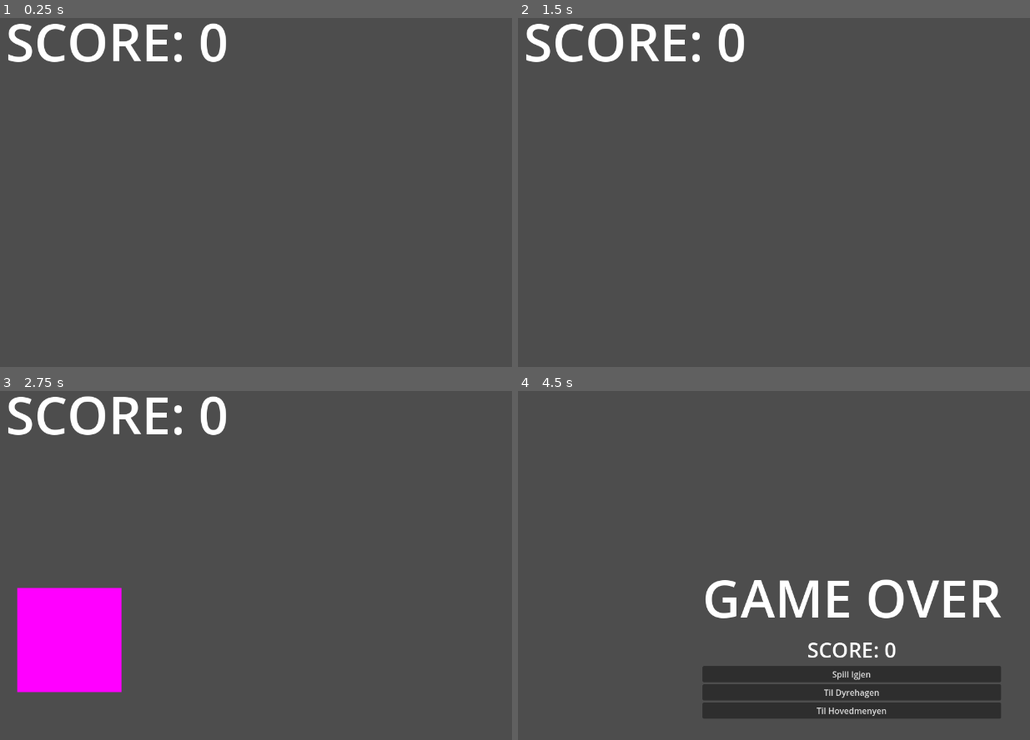
Above: before the commit, frames 1-4 (two rows, left to right).
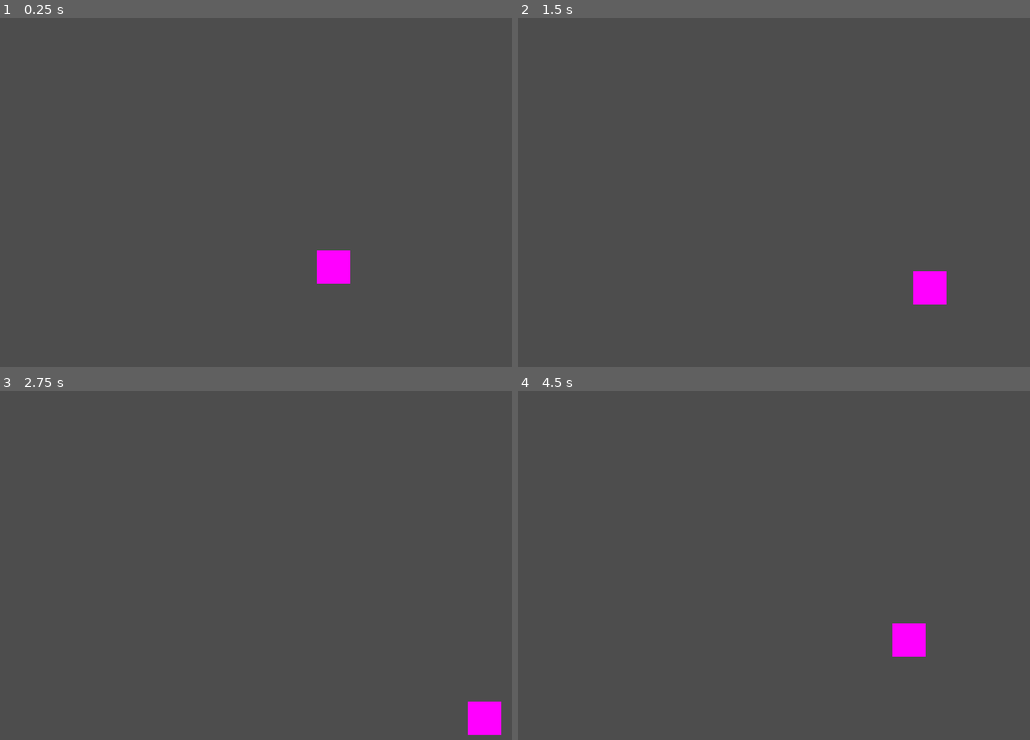
Above: after the commit, the same moments.

Repository: Sondrejk/first_day_at_the_dyrepark
Game: Godot game, scene res://Main.tscn
Same seed, same stepped clock (60 frames per second), same inputs: the game is played once before the commit and once after it. Before the commit the project starts from res://KlappHunden/Scenes/KlappHunden.tscn.
Inputs:
- Up to frame 1 (0.25 s): no input
- Up to frame 2 (1.5 s): tap Enter at 0.5 s; hold Right (ui_right) 0.53-1.28 s; tap O at 0.6 s; hold Down (ui_down) from 1.28 s (still down); tap I at 1.35 s
- Up to frame 3 (2.75 s): release Down (ui_down) at 2.03 s; hold Right (ui_right) from 2.03 s (still down); tap O at 2.1 s
- Up to frame 4 (4.5 s): release Right (ui_right) at 2.78 s; hold Up (ui_up) 2.78-3.53 s; tap I at 2.85, 4.35 s; hold Left (ui_left) from 3.53 s (still down); tap O at 3.6 s

The runs differ from the first frame. In frame 1, 2.5% of the frame differs, in the area x 1-69%, y 1-77%; in frame 2, 2.5%; in frame 3, 8.6%; in frame 4, 11%, in the area x 35-95%, y 53-94%.

Commit message:
Laget main dyrepark scene med player movement

Diff:
--- /dev/null
+++ b/First Day At The Dyrepark/Dyrepark/Scenes/Player.tscn
@@ -0,0 +1,14 @@
+[gd_scene load_steps=3 format=3 uid="uid://cti3onrm460wg"]
+
+[ext_resource type="Script" path="res://Dyrepark/Scripts/Player.gd" id="1_liu0p"]
+
+[sub_resource type="PlaceholderTexture2D" id="PlaceholderTexture2D_d6cu1"]
+size = Vector2(64, 64)
+
+[node name="Player" type="CharacterBody2D"]
+script = ExtResource("1_liu0p")
+
+[node name="Sprite2D" type="Sprite2D" parent="."]
+texture = SubResource("PlaceholderTexture2D_d6cu1")
+
+[node name="CollisionShape2D" type="CollisionShape2D" parent="."]
--- /dev/null
+++ b/First Day At The Dyrepark/Dyrepark/Scripts/Player.gd
@@ -0,0 +1,20 @@
+extends CharacterBody2D
+
+@export var move_speed : float = 200
+@export var starting_position : Vector2 = Vector2(0, 0)
+
+func _ready():
+	pass
+
+func _physics_process(delta):
+	# Movement
+	velocity = Vector2.ZERO
+	if Input.is_action_pressed("ui_up"):
+		velocity.y = -move_speed
+	if Input.is_action_pressed("ui_down"):
+		velocity.y = move_speed
+	if Input.is_action_pressed("ui_left"):
+		velocity.x = -move_speed
+	if Input.is_action_pressed("ui_right"):
+		velocity.x = move_speed
+	move_and_slide()
--- a/First Day At The Dyrepark/KlappHunden/Scenes/Dog.tscn
+++ b/First Day At The Dyrepark/KlappHunden/Scenes/Dog.tscn
@@ -8,22 +8,6 @@
 size = Vector2(186.5, 209.5)
 
 [sub_resource type="AnimationNodeAnimation" id="AnimationNodeAnimation_wf27q"]
-
-[sub_resource type="Animation" id="Animation_ncsm4"]
-resource_name = "walk_in"
-loop_mode = 1
-tracks/0/type = "value"
-tracks/0/imported = false
-tracks/0/enabled = true
-tracks/0/path = NodePath("Sprite2D:frame")
-tracks/0/interp = 1
-tracks/0/loop_wrap = true
-tracks/0/keys = {
-"times": PackedFloat32Array(0, 0.25, 0.5, 0.75),
-"transitions": PackedFloat32Array(1, 1, 1, 1),
-"update": 1,
-"values": [4, 5, 6, 7]
-}
 
 [sub_resource type="Animation" id="Animation_7e6qo"]
 length = 0.001
@@ -55,6 +39,22 @@
 "transitions": PackedFloat32Array(1, 1, 1, 1),
 "update": 1,
 "values": [0, 1, 2, 3]
+}
+
+[sub_resource type="Animation" id="Animation_ncsm4"]
+resource_name = "walk_in"
+loop_mode = 1
+tracks/0/type = "value"
+tracks/0/imported = false
+tracks/0/enabled = true
+tracks/0/path = NodePath("Sprite2D:frame")
+tracks/0/interp = 1
+tracks/0/loop_wrap = true
+tracks/0/keys = {
+"times": PackedFloat32Array(0, 0.25, 0.5, 0.75),
+"transitions": PackedFloat32Array(1, 1, 1, 1),
+"update": 1,
+"values": [4, 5, 6, 7]
 }
 
 [sub_resource type="Animation" id="Animation_htqsv"]
@@ -92,6 +92,7 @@
 texture = ExtResource("3_we7nq")
 offset = Vector2(0, -16)
 hframes = 12
+frame = 4
 
 [node name="CollisionShape2D" type="CollisionShape2D" parent="." index="1"]
 position = Vector2(25.75, -105)
--- a/First Day At The Dyrepark/KlappHunden/Scenes/KlappHunden.tscn
+++ b/First Day At The Dyrepark/KlappHunden/Scenes/KlappHunden.tscn
@@ -1,6 +1,6 @@
 [gd_scene load_steps=5 format=3 uid="uid://cjrf1oo0txpmn"]
 
-[ext_resource type="Script" path="res://KlappHunden/Scripts/GameManager.gd" id="1_0ctvc"]
+[ext_resource type="Script" path="res://KlappHunden/Scripts/KlappHundenManager.gd" id="1_762ro"]
 
 [sub_resource type="LabelSettings" id="LabelSettings_ad028"]
 line_spacing = 0.0
@@ -14,7 +14,7 @@
 font_size = 100
 
 [node name="KlappHunden" type="Node2D"]
-script = ExtResource("1_0ctvc")
+script = ExtResource("1_762ro")
 
 [node name="GameOverScreen" type="VBoxContainer" parent="."]
 visible = false
@@ -66,6 +66,7 @@
 offset_bottom = -362.0
 text = "SCORE: 0"
 label_settings = SubResource("LabelSettings_0vpii")
+metadata/_edit_use_anchors_ = true
 
 [connection signal="button_down" from="GameOverScreen/RestartGame" to="." method="_on_restart_game_button_down"]
 [connection signal="timeout" from="AnimalSpawnTimer" to="." method="_on_animal_spawn_timer_timeout"]
--- a/First Day At The Dyrepark/KlappHunden/Scripts/Animal.gd
+++ b/First Day At The Dyrepark/KlappHunden/Scripts/Animal.gd
@@ -1,7 +1,7 @@
 extends Area2D
 class_name Animal
 
-@onready var game_manager : Node2D = get_node("/root/KlappHunden")
+@onready var game_manager : Node2D = $".."
 @onready var animation_player : AnimationPlayer = $AnimationPlayer
 @export var move_speed : float = 200
 @export var petted : bool = false
--- a/First Day At The Dyrepark/KlappHunden/Scripts/GameManager.gd
+++ b/First Day At The Dyrepark/KlappHunden/Scripts/KlappHundenManager.gd
@@ -13,6 +13,10 @@
 
 var start_time = Time.get_unix_time_from_system()
 
+func _ready():
+	if is_game_active:
+		show()
+
 # Spawns animals randomly based on the timer timeout
 func _on_animal_spawn_timer_timeout():
 	if is_game_active:
@@ -22,7 +26,7 @@
 
 		add_child(animals[randi_range(0, 2)])
 
-func _process(delta):
+func _process(_delta):
 	var current_time = Time.get_unix_time_from_system()
 	var game_time = current_time - start_time
 
--- a/First Day At The Dyrepark/Main.tscn
+++ b/First Day At The Dyrepark/Main.tscn
@@ -1,7 +1,9 @@
 [gd_scene load_steps=2 format=3 uid="uid://b2yixido73set"]
 
-[ext_resource type="PackedScene" uid="uid://cjrf1oo0txpmn" path="res://KlappHunden/Scenes/KlappHunden.tscn" id="1_ddyrj"]
+[ext_resource type="PackedScene" uid="uid://cti3onrm460wg" path="res://Dyrepark/Scenes/Player.tscn" id="1_t3cb6"]
 
 [node name="Main" type="Node2D"]
 
-[node name="KlappHunden" parent="." instance=ExtResource("1_ddyrj")]
+[node name="Player" parent="." instance=ExtResource("1_t3cb6")]
+
+[node name="Camera2D" type="Camera2D" parent="."]
--- a/First Day At The Dyrepark/project.godot
+++ b/First Day At The Dyrepark/project.godot
@@ -11,7 +11,7 @@
 [application]
 
 config/name="First Day At The Dyrepark"
-run/main_scene="res://KlappHunden/Scenes/KlappHunden.tscn"
+run/main_scene="res://Main.tscn"
 config/features=PackedStringArray("4.1", "Forward Plus")
 config/icon="res://icon.svg"
 
